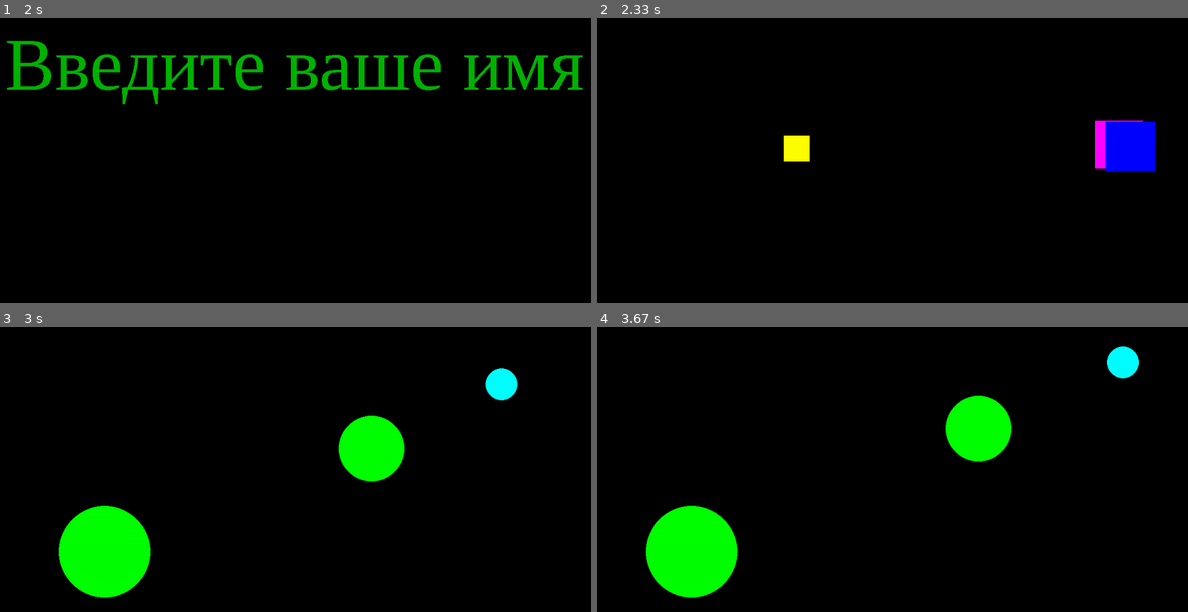
Above: before the commit, frames 1-4 (two rows, left to right).
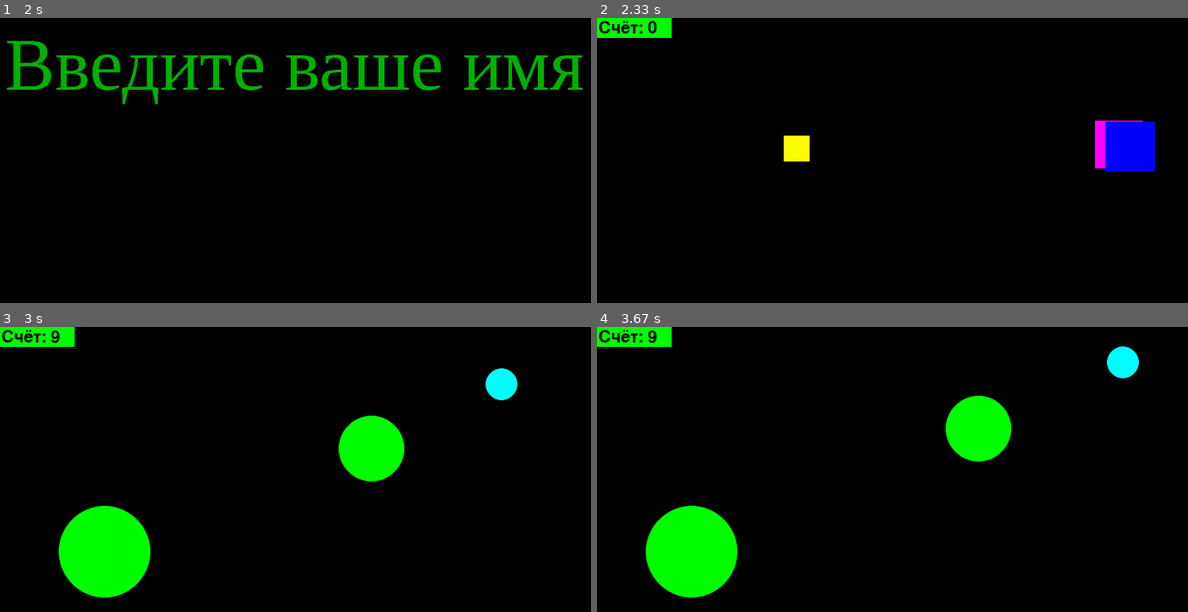
Above: after the commit, the same moments.

Repository: sarseniy/infa_2020_sarseniy
Game: pygame game, started from lab5/2_catch_me_v2.py
Same seed, same stepped clock (60 frames per second), same inputs: the game is played once before the commit and once after it.
Inputs (mouse positions are in pixels of both pictures, inside the frame that each line leads up to):
- Up to frame 1 (2 s): type "1 (at the terminal prompt)" at 0 s
- Up to frame 2 (2.33 s): no input
- Up to frame 3 (3 s): click (514, 452) at 2.38 s; click (206, 526) at 2.72 s
- Up to frame 4 (3.67 s): no input

Frame 1 is identical in both runs. In frame 2, 0.8% of the frame differs, in the area x 0-13%, y 0-7%; in frame 3, 0.8%; in frame 4, 0.8%.

Commit message:
Добавлен вывод очков на экране игры

Diff:
--- a/lab5/2_catch_me_v2.py
+++ b/lab5/2_catch_me_v2.py
@@ -89,6 +89,23 @@
             rect(screen, color[i], (x[i], y[i], r[i], r[i]))
         pygame.display.update()
     check_walls(num)
+
+
+def table(points):
+    """
+    Функция обеспечивает вывод в левый верхний угол экрана таблички с текущим счетом игрока.
+    :param points: текущее колличество очков
+    Функция подсмотрена у https://github.com/Ivan-Ivashkin
+    """
+    rect(screen, GREEN, (0, 0, 150, 40))
+    my_font = pygame.font.Font(None, 50)
+    string = "Счёт: " + str(points)
+    if points < 0:
+        text_color = RED
+    else:
+        text_color = BLACK
+    text = my_font.render(string, 1, text_color)
+    screen.blit(text, (3, 3))
 
 
 def check_walls(num):
@@ -152,14 +169,12 @@
             if (x[i] - coord[0]) ** 2 + (y[i] - coord[1]) ** 2 <= r[i] ** 2:
                 count += 1
                 circle(screen, BLACK, (x[i], y[i]), r[i])
-                print(count)
 
                 respawn_figure(i)
         if type[i] == 'SQUARE':
             if 0 <= coord[0] - x[i] <= r[i] and 0 <= coord[1] - y[i] <= r[i]:
                 count += 3
                 rect(screen, BLACK, (x[i], y[i], r[i], r[i]))
-                print(count)
 
                 respawn_figure(i)
 
@@ -178,6 +193,7 @@
     while f:
         clock.tick(FPS)
         move_balls(NUM)
+        table(count)
         for event in pygame.event.get():
             if event.type == pygame.QUIT:
                 finished = True
--- a/lab5/records.txt
+++ b/lab5/records.txt
@@ -1,4 +1,7 @@
+Иван 90
 Стас 45
+Матвей 38
+Армен 28
 Арсений 24
 Авраам 23
 Саша 15
